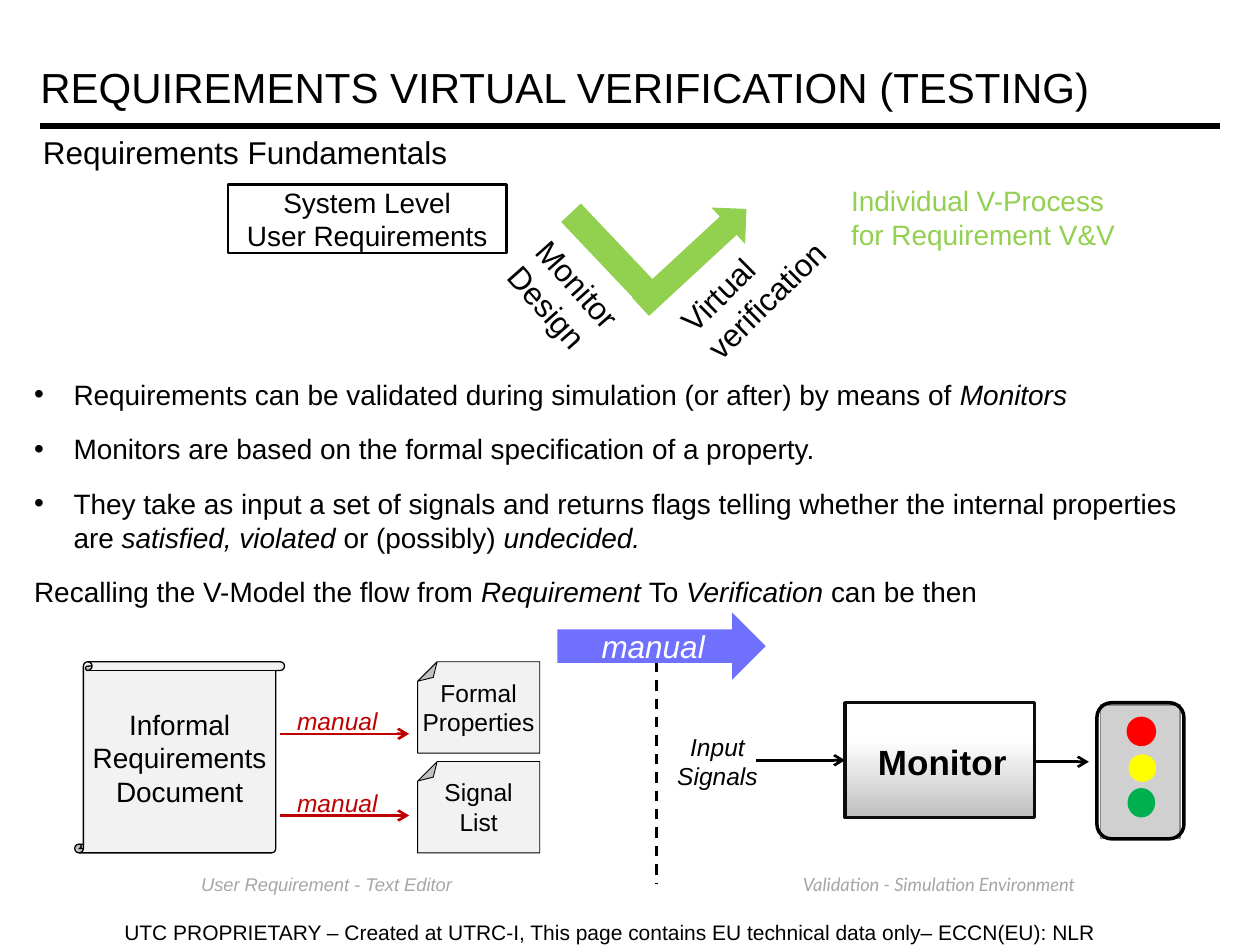
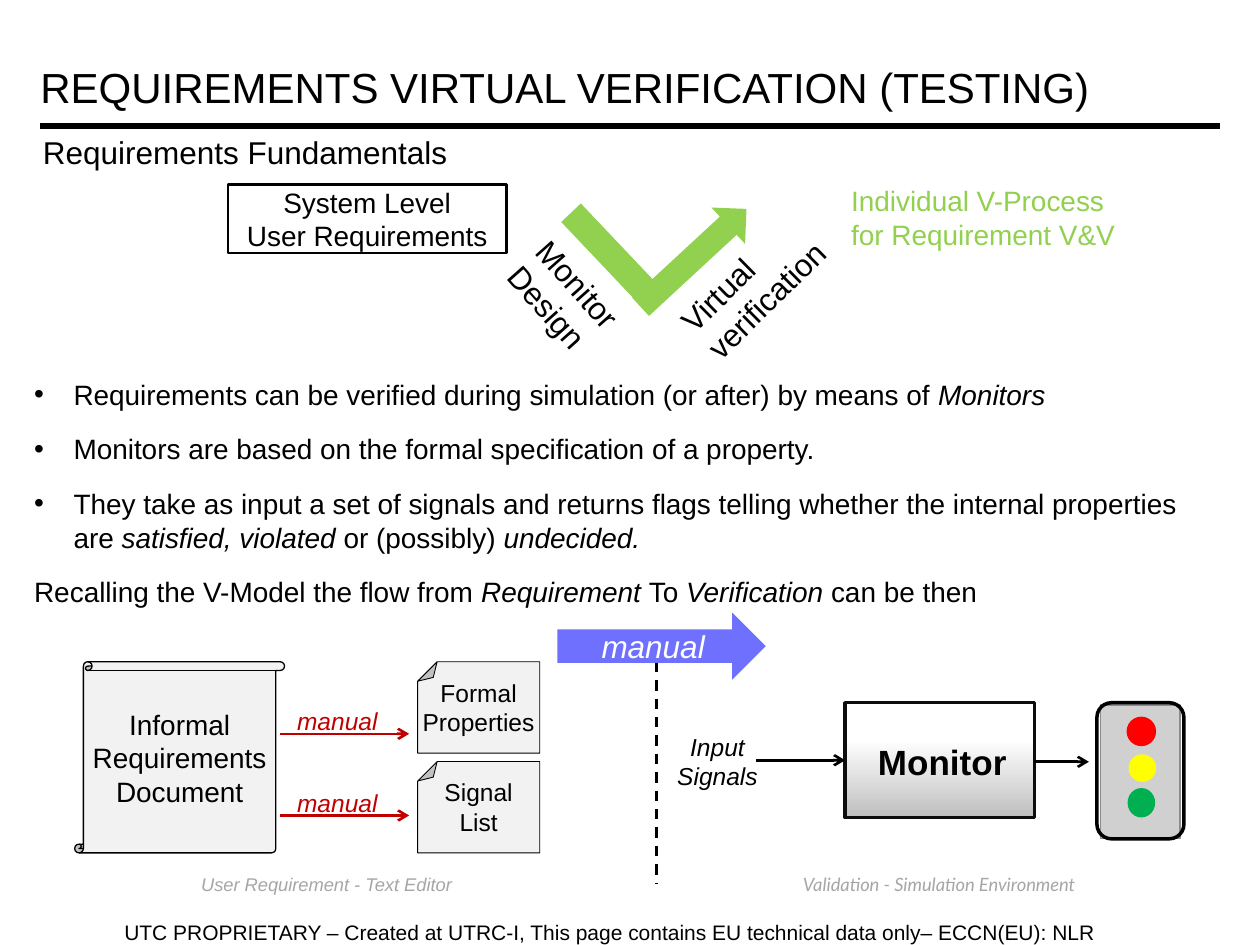
Before and after one commit to marcocelia/Master-Thesis, a slide deck: slide 8 of Presentation/RMpresentation_rUTRC.pptx. Drawn at 1260x945 pixels with LibreOffice and Linux fonts; fonts in the diff are those of the drawing; grey boxes stand for pictures. Boxes give left, top, right and bottom in pixels: in the first picture for what was removed or moved away, otherwise in the second. Text is boxed around its words. In the diff, an @@ line names an element or a change of style, - is before the commit and + after.

```diff
--- a/Presentation/RMpresentation_rUTRC.pptx
+++ b/Presentation/RMpresentation_rUTRC.pptx
@@ text at bbox=[74, 384, 1045, 410]: text changed @@
-• Requirements can be validated during simulation (or after) by means of Monitors
+• Requirements can be verified during simulation (or after) by means of Monitors
```
Also in this commit, not shown: 2 other slides changed, 11 other files.
